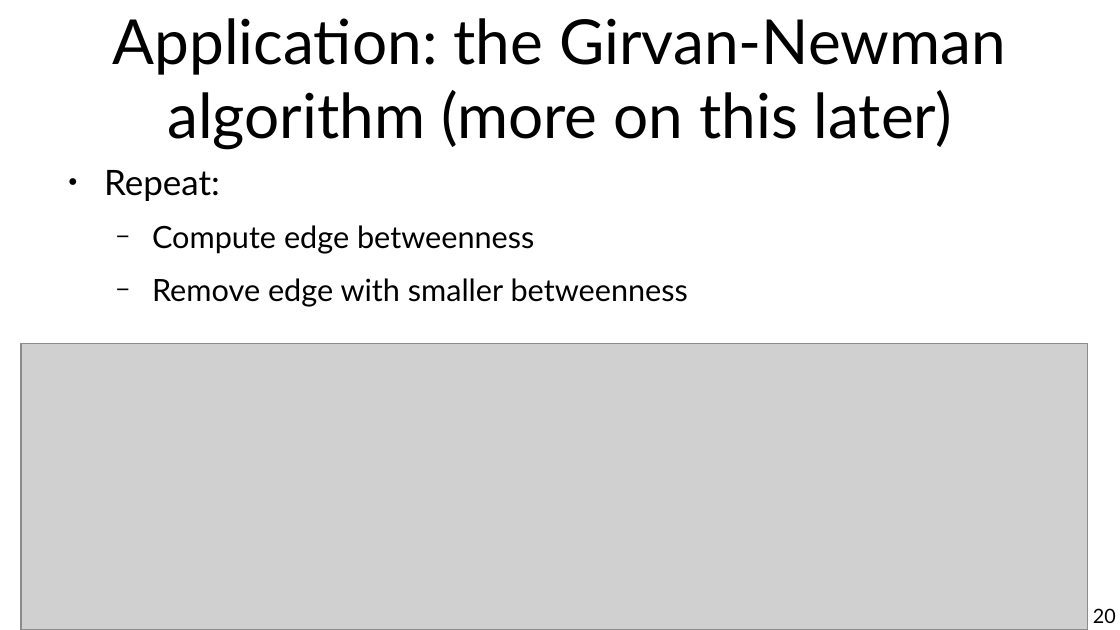
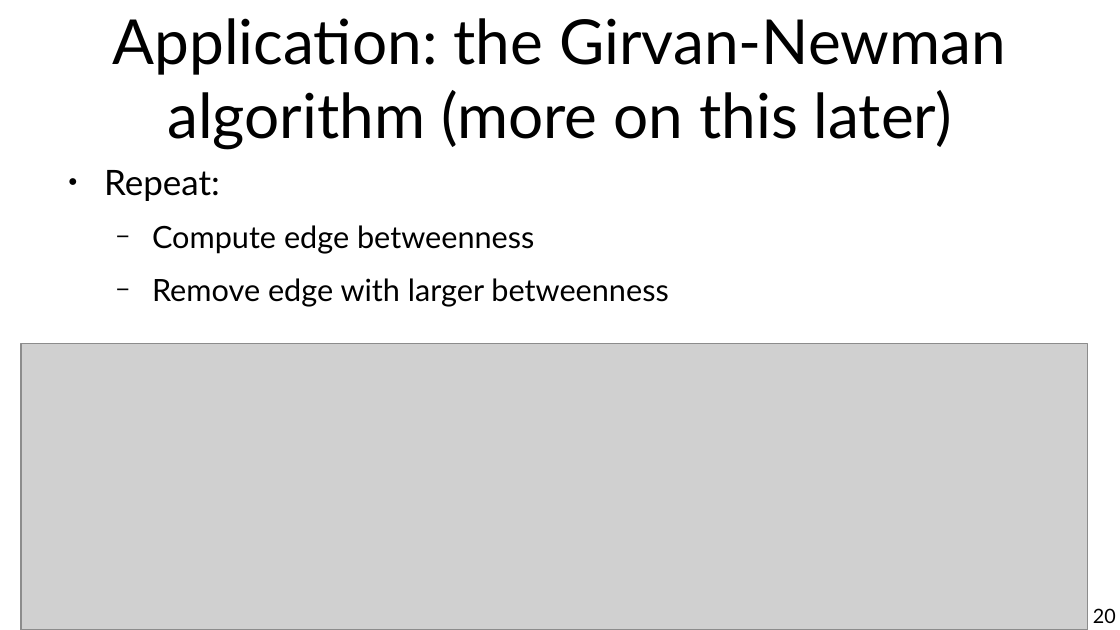
Before and after one commit to chatox/networks-science-course, a slide deck: slide 20 of theory/tt11_closeness_betweenness.odp. Drawn at 1120x630 pixels with LibreOffice and Linux fonts; fonts in the diff are those of the drawing; grey boxes stand for pictures. Boxes give left, top, right and bottom in pixels: in the first picture for what was removed or moved away, otherwise in the second. Text is boxed around its words. In the diff, an @@ line names an element or a change of style, - is before the commit and + after.

Commit message:
Corrected betweenness

```diff
--- a/theory/tt11_closeness_betweenness.odp
+++ b/theory/tt11_closeness_betweenness.odp
@@ text at (152, 278, 668, 307): text changed @@
-  − Remove edge with smaller betweenness
+  − Remove edge with larger betweenness
```
Also in this commit, not shown: 3 other slides changed.
